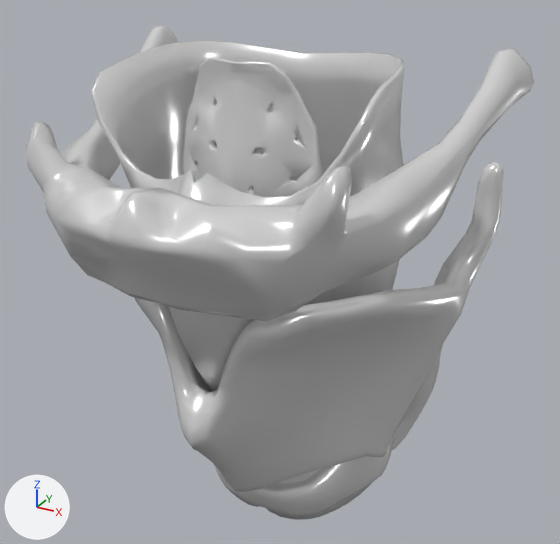
The glTF model apps/corpo-humano/modelos/laringe.glb: old version first, new version second.
Rendered twice from a camera (50 mm lens) standing at (0.0379, -0.0827, 1.5211) and looking at (0.0014, -0.0164, 1.4879). The axes (+X, +Y, +Z) are drawn at lower left. The lights are the same throughout. The older version comes first.

In view in the first picture: 'cricoide', 'epiglote', 'hioide', 'laringofaringe', 'tireoide'.
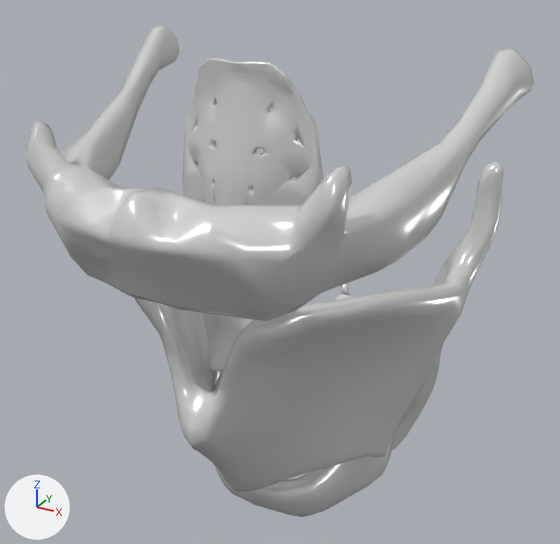
Boxes (x1, y1, x2, y2) around the edits, measured in the pictures (560 x 544 px):
'laringofaringe', deleted: before (90, 40, 405, 520)

What changed in the scene script:
```text
Remove ob_laringofaringe:
    ob_laringofaringe = bpy.data.objects.new('laringofaringe', me_mesh_5)
    ob_laringofaringe.location = (0.0, 0.0, 0.0)
```
